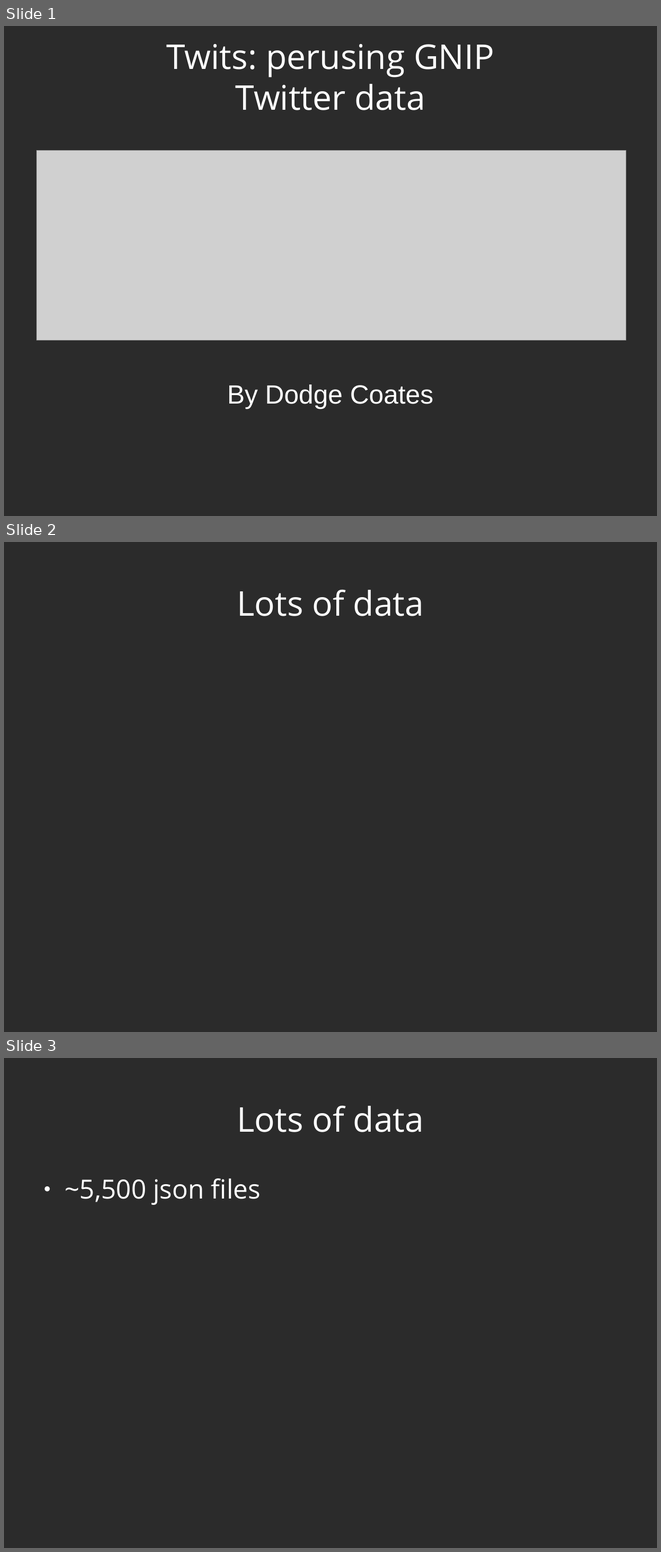
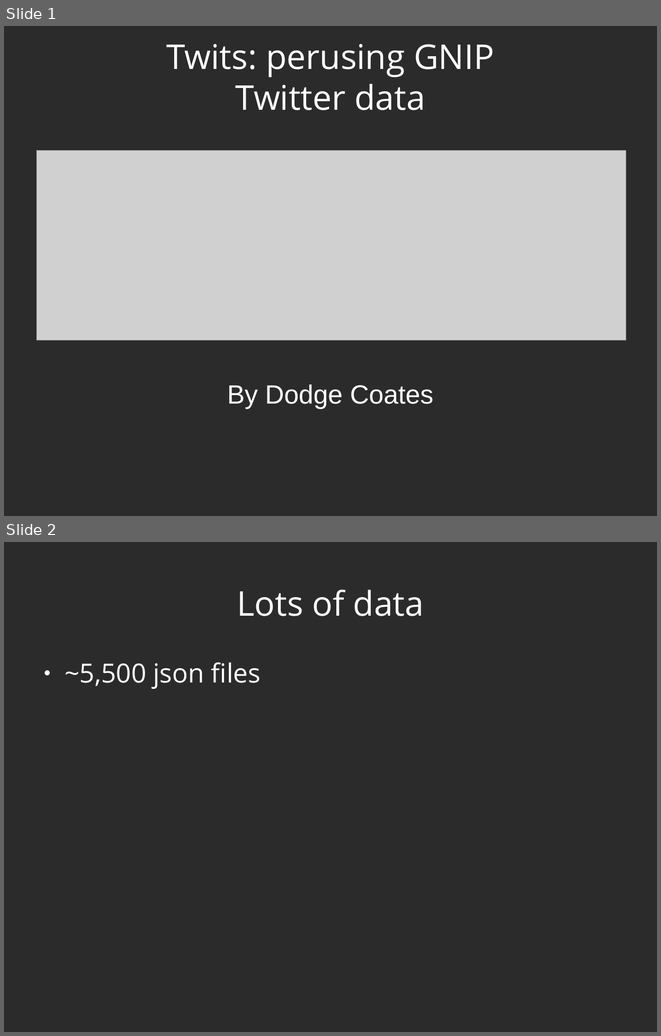
Before and after one commit to dwcoates/twits, a slide deck: presentation.odp. Shown one above the other, each under a label of ours: slides 1, 2 and 3 before the commit, slides 1 and 2 after it. The pictures are 661x1552 and 661x1036 pixels, drawn with LibreOffice and Linux fonts; fonts in the diff are those of the drawing; grey boxes stand for pictures; background and template pictures are left out; a plain dark background stands for a picture behind light text. Boxes give left, top, right and bottom in pixels: in the first picture for what was removed or moved away, otherwise in the second. Text is boxed around its words. In the diff, an @@ line names an element or a change of style, - is before the commit and + after.

```diff
--- a/presentation.odp
+++ b/presentation.odp
@@ slide 2 removed at (4,542,657,1032), background picture (left out) @@
@@ title removed at (237,590,424,616) @@
-Lots of data
@@ what was slide 3 is now slide 2 @@
```
Also in this commit, not shown: 1 other file.
